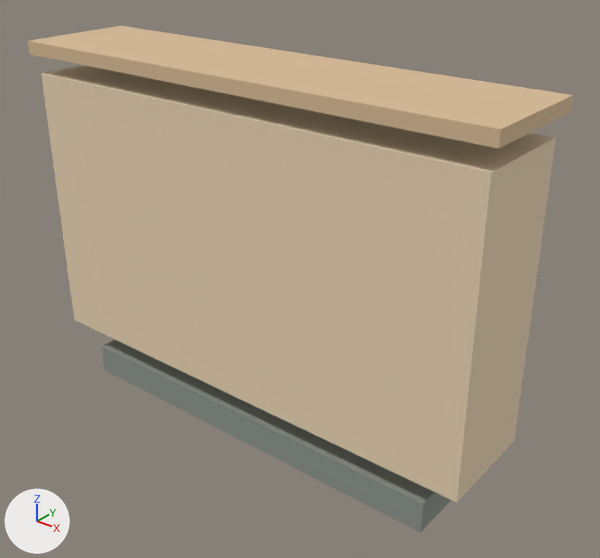
The glTF model second-room/assets/furniture/shoe_cabinet.glb, before and after one commit.
One viewpoint serves both versions: a 50 mm camera at (1.502, -1.713, 1.618) aimed at (0.097, 0.044, 0.529). Arrows for +X, +Y and +Z are at lower left; the lights stay in place. The older version comes first. Vertices at exactly the same position are counted once.

In view in the first picture: 'shoe_cabinet_dark_2', 'shoe_cabinet_oak_1', 'shoe_cabinet_oak_light_0'.
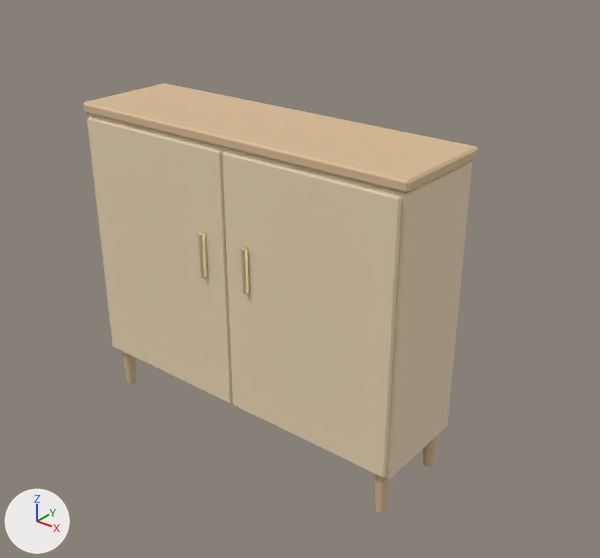
The change in detail:
Material 'brass' (mat_brass) is new.
Its base color is (0.72, 0.56, 0.3) (beige #ddc595).
Its metallic is 0.42.
Its roughness is 0.38.
me_shoe_cabinet_oak_light_0 is used by ob_shoe_cabinet_oak_light_0; location (0.0, 0.0, 0.0).
me_shoe_cabinet_oak_light_0 had 8 vertices, 12 faces and spanned x -0.77..0.77, y -0.17..0.17, z 0.18..1.06.
me_shoe_cabinet_oak_light_0 now has 72 vertices, 132 faces and spans x -0.57..0.57, y -0.17..0.16, z 0.14..0.97.
me_shoe_cabinet_oak_light_0 part 1: the whole mesh is rebuilt.
Mesh me_shoe_cabinet_brass is new.
It has 48 vertices, 88 faces and spans x -0.089..0.089, y -0.189..-0.173, z 0.564..0.704.
It uses material mat_brass (beige #ddc595).
Mesh me_shoe_cabinet_oak is new.
It has 128 vertices, 236 faces and spans x -0.58..0.58, y -0.17..0.17, z 0.0..1.0.
It uses material mat_oak (beige #d8bc95).
Object 'shoe_cabinet_dark_2' (ob_shoe_cabinet_dark_2) is deleted.
Object 'shoe_cabinet_oak_1' (ob_shoe_cabinet_oak_1) is deleted.
Object 'shoe_cabinet_brass' (ob_shoe_cabinet_brass) is new; it shows me_shoe_cabinet_brass.
Its location is (0.0, 0.0, 0.0).
Object 'shoe_cabinet_oak' (ob_shoe_cabinet_oak) is new; it shows me_shoe_cabinet_oak.
Its location is (0.0, 0.0, 0.0).

Changed parts and their boxes (x1, y1, x2, y2) in the pictures (600 x 558 px):
'shoe_cabinet_oak_light_0', reshaped (25% narrower, 16% shorter)
    before: (41, 65, 556, 502)
    after: (87, 114, 472, 479)
'shoe_cabinet_oak_1', deleted (beige)
    before: (27, 26, 573, 149)
'shoe_cabinet_oak', added
    after: (83, 83, 479, 513)
'shoe_cabinet_dark_2', deleted
    before: (102, 340, 451, 532)
'shoe_cabinet_brass', added (beige)
    after: (198, 232, 249, 294)
